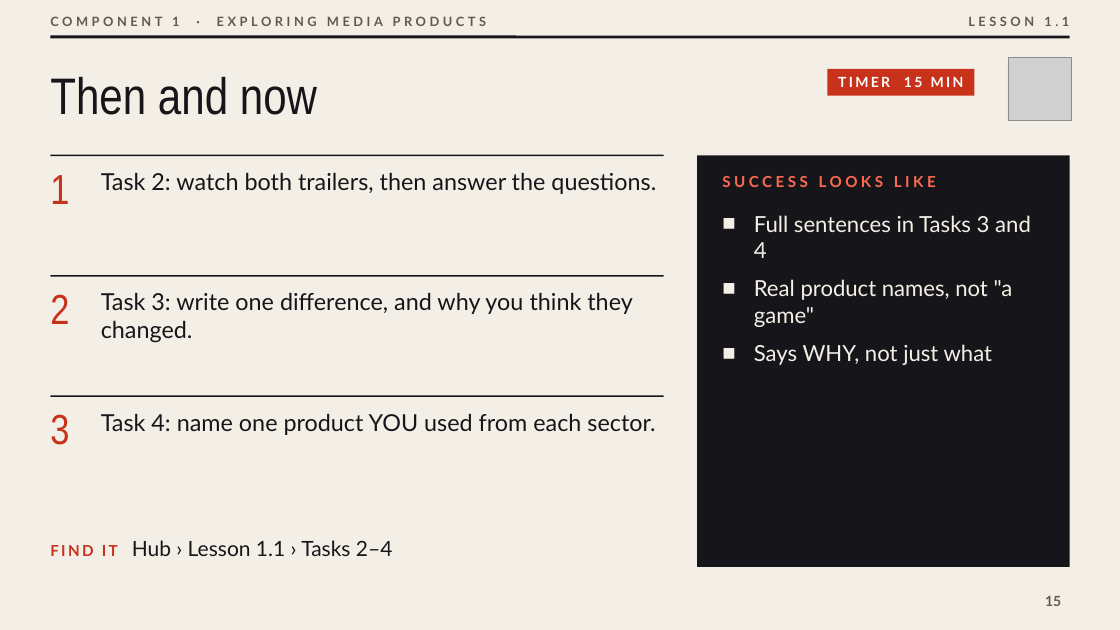
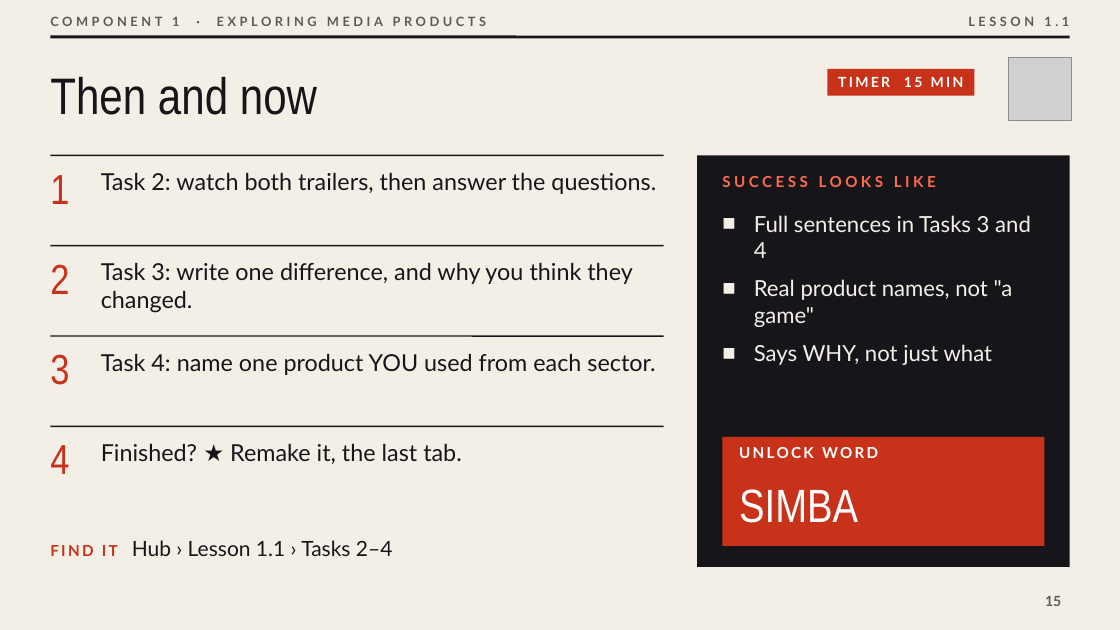
Before and after one commit to OGAComputing/interactive, a slide deck: slide 15 of _presentations/Y10_BTEC_CDM/L1.1_Media_Everywhere.pptx. Drawn at 1120x630 pixels with LibreOffice and Linux fonts; fonts in the diff are those of the drawing; grey boxes stand for pictures. Boxes give left, top, right and bottom in pixels: in the first picture for what was removed or moved away, otherwise in the second. Text is boxed around its words. In the diff, an @@ line names an element or a change of style, - is before the commit and + after.

```diff
--- a/_presentations/Y10_BTEC_CDM/L1.1_Media_Everywhere.pptx
+++ b/_presentations/Y10_BTEC_CDM/L1.1_Media_Everywhere.pptx
@@ text "2": place and size @@
-text "2" at <box>50,294,69,324</box>
+text "2" at <box>50,264,69,294</box>
@@ line moved from (50, 276) - (664, 276) to (50, 245) - (664, 245) @@
@@ text "Task 3: write one difference, ...": place and size @@
-text "Task 3: write one difference, ..." at <box>101,292,632,343</box>
+text "Task 3: write one difference, ..." at <box>101,262,632,313</box>
@@ text "3": place and size @@
-text "3" at <box>50,414,69,445</box>
+text "3" at <box>50,354,69,385</box>
@@ line added from (50, 336) to (664, 336), #16161A 1.25 pt @@
@@ text "Task 4: name one product ...": place and size @@
-text "Task 4: name one product ..." at <box>101,413,655,435</box>
+text "Task 4: name one product ..." at <box>101,353,655,375</box>
@@ line moved from (50, 397) - (664, 397) to (50, 427) - (664, 427) @@
@@ text added at <box>50,445,69,474</box>, 36 pt, text #C8321A @@
+4
@@ text added at <box>101,443,462,464</box>, 20 pt, text #16161A @@
+Finished? ★ Remake it, the last tab.
@@ rectangle added at <box>723,437,1044,546</box>, fill #C8321A @@
@@ text added at <box>739,447,878,458</box>, 13 pt, text #FFFFFF, bold @@
+UNLOCK WORD
@@ text added at <box>739,489,858,523</box>, 40 pt, text #FFFFFF @@
+SIMBA
```
Also in this commit, not shown: 1 other slide changed, 24 other files.
